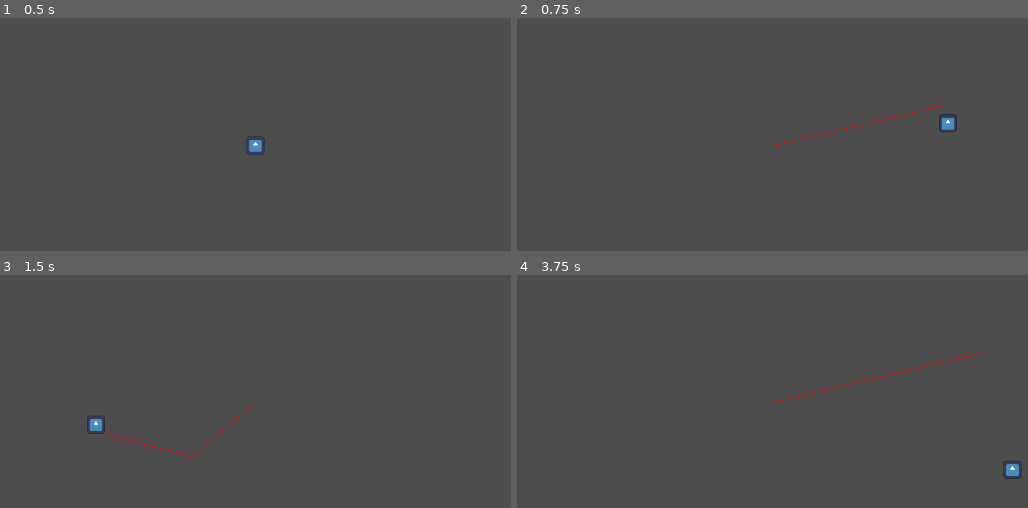
Above: before the commit, frames 1-4 (two rows, left to right).
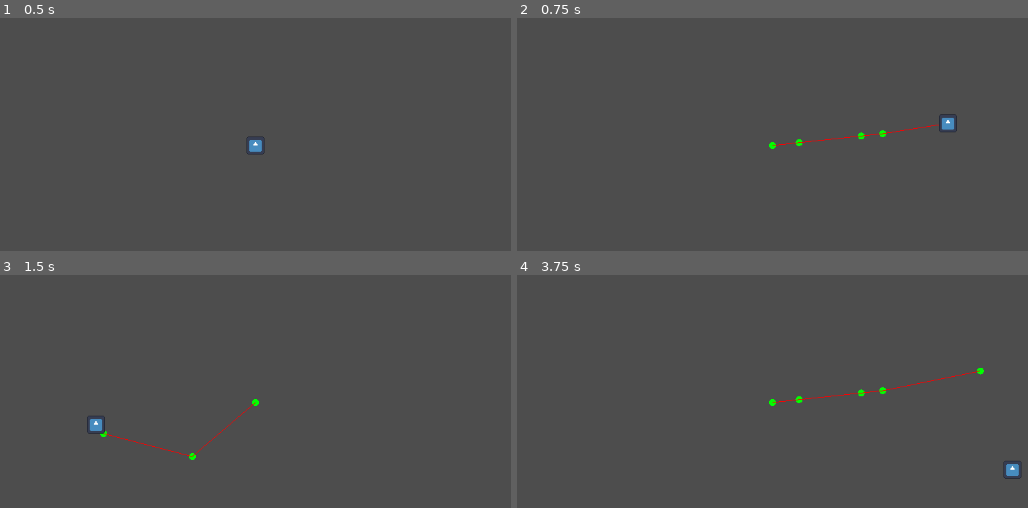
Above: after the commit, the same moments.

Repository: c-bracken/CT413-FYP
Game: Godot game, scene res://test.tscn
The game is run twice, just before and just after one commit, with the same random seed, the same clock (stepped at 60 frames per second) and the same inputs. The project has no main scene, so this scene is started directly. The engine's default icon, where the game draws it, is replaced by a stand-in: a white triangle on a blue panel in a dark square.
Inputs (mouse positions are in pixels of both pictures, inside the frame that each line leads up to):
- Up to frame 1 (0.5 s): no input
- Up to frame 2 (0.75 s): tap Enter at 0.5 s; move the mouse to (946, 122) at 0.52 s; click (946, 122) at 0.6 s
- Up to frame 3 (1.5 s): tap Space at 1.25 s; move the mouse to (97, 424) at 1.27 s; click (97, 424) at 1.35 s
- Up to frame 4 (3.75 s): tap Enter at 2, 3.5 s; move the mouse to (854, 302) at 2.02 s; click (854, 302) at 2.1 s; tap Space at 2.75 s; move the mouse to (731, 491) at 2.77 s; click (731, 491) at 2.85 s; move the mouse to (1012, 470) at 3.52 s; click (1012, 470) at 3.6 s

Frame 1 is identical in both runs. In frame 2, 0.5% of the frame differs, in the area x 49-84%, y 37-57%; in frame 3, 0.1%; in frame 4, 0.6%, in the area x 49-92%, y 33-57%.

Commit message:
Testing for linking navigation regions

Diff:
--- a/new_navigation_polygon.tres
+++ b/new_navigation_polygon.tres
@@ -1,8 +1,8 @@
 [gd_resource type="NavigationPolygon" format=3 uid="uid://efshptj20ad4"]
 
 [resource]
-vertices = PackedVector2Array(-138, -118, 118, -118, -41, -76, -189, -80, 118, 118, -91, 78, -130, 118, -219, 45, -310, 178, -310, -310, -138, -310)
-polygons = Array[PackedInt32Array]([PackedInt32Array(0, 1, 2, 3), PackedInt32Array(2, 1, 4, 5), PackedInt32Array(5, 4, 6), PackedInt32Array(7, 5, 6, 8), PackedInt32Array(3, 7, 8, 9, 10), PackedInt32Array(10, 0, 3)])
+vertices = PackedVector2Array(89, -91, 76, -28, -41, -76, -138, -118, -91, 78, 118, -118, 118, -94, -189, -80, 118, -21, 118, 118, -130, 118, -219, 45, -310, 178, -310, -310, -138, -310)
+polygons = Array[PackedInt32Array]([PackedInt32Array(0, 1, 2, 3), PackedInt32Array(4, 2, 1), PackedInt32Array(3, 5, 6, 0), PackedInt32Array(3, 2, 7), PackedInt32Array(1, 8, 9, 10, 4), PackedInt32Array(11, 4, 10, 12), PackedInt32Array(7, 11, 12, 13, 14), PackedInt32Array(14, 3, 7)])
 outlines = Array[PackedVector2Array]([PackedVector2Array(-320, -192, -128, -128, -128, 128, -320, 192), PackedVector2Array(128, -128, -128, -128, -128, 128, 128, 128), PackedVector2Array(-320, -320, -128, -320, -128, -128, -320, -192)])
 source_geometry_mode = 2
 source_geometry_group_name = &"pathfinding_geometry"
--- a/project.godot
+++ b/project.godot
@@ -21,3 +21,8 @@
 "events": [Object(InputEventMouseButton,"resource_local_to_scene":false,"resource_name":"","device":-1,"window_id":0,"a …(253 unchanged characters)…
 ]
 }
+
+[navigation]
+
+2d/default_edge_connection_margin=20.0
+2d/default_link_connection_radius=40.0
--- a/test.gd
+++ b/test.gd
@@ -11,6 +11,8 @@
 func nav_setup():
 	map = NavigationServer2D.map_create()
 	NavigationServer2D.map_set_cell_size(map, 1.0)
+	NavigationServer2D.map_set_edge_connection_margin(map, 20)
+	NavigationServer2D.map_set_link_connection_radius(map, 4)
 	NavigationServer2D.map_set_active(map, true)
 	NavigationServer2D.region_set_map($Nav/Regions/NavigationRegion2D, map)
 	NavigationServer2D.region_set_map($Nav/Regions/NavigationRegion2D2, map)
@@ -37,5 +39,7 @@
 func _draw():
 	if path != null:
 		points = path.get_path()
+		for i in range(points.size()):
+			draw_circle(points[i], 5.0, Color.hex(0x00FF00FF))
 		for i in range(points.size() - 1):
 			draw_line(points[i], points[i + 1], Color.RED)
--- a/test.tscn
+++ b/test.tscn
@@ -5,9 +5,9 @@
 [ext_resource type="Texture2D" uid="uid://orfyb8q78jlh" path="res://icon.svg" id="3_8rqj3"]
 
 [sub_resource type="NavigationPolygon" id="NavigationPolygon_opo5m"]
-vertices = PackedVector2Array(446, -98, 130, -20, 130, -112, 153, -117)
-polygons = Array[PackedInt32Array]([PackedInt32Array(0, 1, 2, 3)])
-outlines = Array[PackedVector2Array]([PackedVector2Array(152, -128, 120, -120, 120, -8, 512, -104)])
+vertices = PackedVector2Array(168, -103, 138, -98, 138, -132, 158, -165, 138, 7, 138, -18, 159, -17, 471, -101)
+polygons = Array[PackedInt32Array]([PackedInt32Array(0, 1, 2, 3), PackedInt32Array(4, 5, 6), PackedInt32Array(7, 4, 6), PackedInt32Array(7, 6, 0), PackedInt32Array(3, 7, 0)])
+outlines = Array[PackedVector2Array]([PackedVector2Array(153, -177, 128, -136, 128, 22, 512, -104)])
 source_geometry_mode = 1
 source_geometry_group_name = &"pathfinding_geometry"
 
@@ -36,7 +36,6 @@
 navigation_polygon = ExtResource("2_42x25")
 
 [node name="NavigationRegion2D2" type="NavigationRegion2D" parent="Nav/Regions" groups=["pathfinding_geometry"]]
-position = Vector2(-12, -6)
 navigation_polygon = SubResource("NavigationPolygon_opo5m")
 
 [node name="Walls" type="Node" parent="."]
@@ -47,5 +46,8 @@
 position = Vector2(-163, 81)
 polygon = PackedVector2Array(-18, -151, 108, -147, 65, -15, -44, -43)
 
-[node name="NavigationObstacle2D" type="NavigationObstacle2D" parent="Walls/Wall"]
-vertices = PackedVector2Array(-181, -70, -56, -66, -98, 66, -207, 38)
+[node name="Wall2" type="StaticBody2D" parent="Walls" groups=["pathfinding_geometry"]]
+
+[node name="CollisionPolygon2D" type="CollisionPolygon2D" parent="Walls/Wall2"]
+position = Vector2(-163, 81)
+polygon = PackedVector2Array(260, -163, 320, -172, 313, -109, 251, -117)
